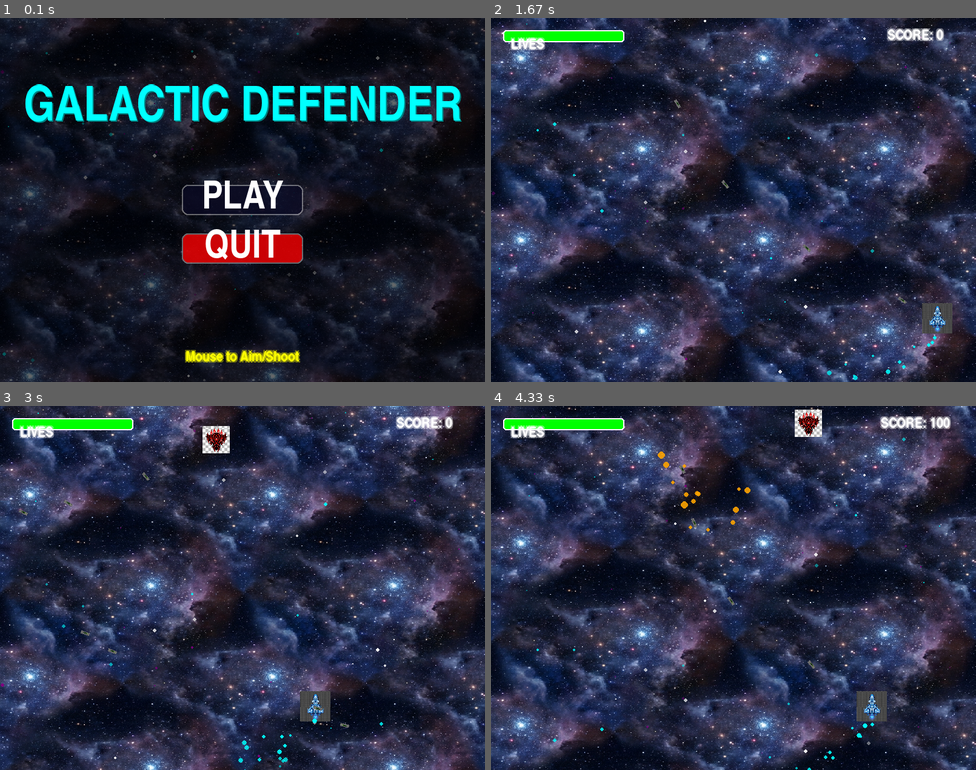
Above: before the commit, frames 1-4 (two rows, left to right).
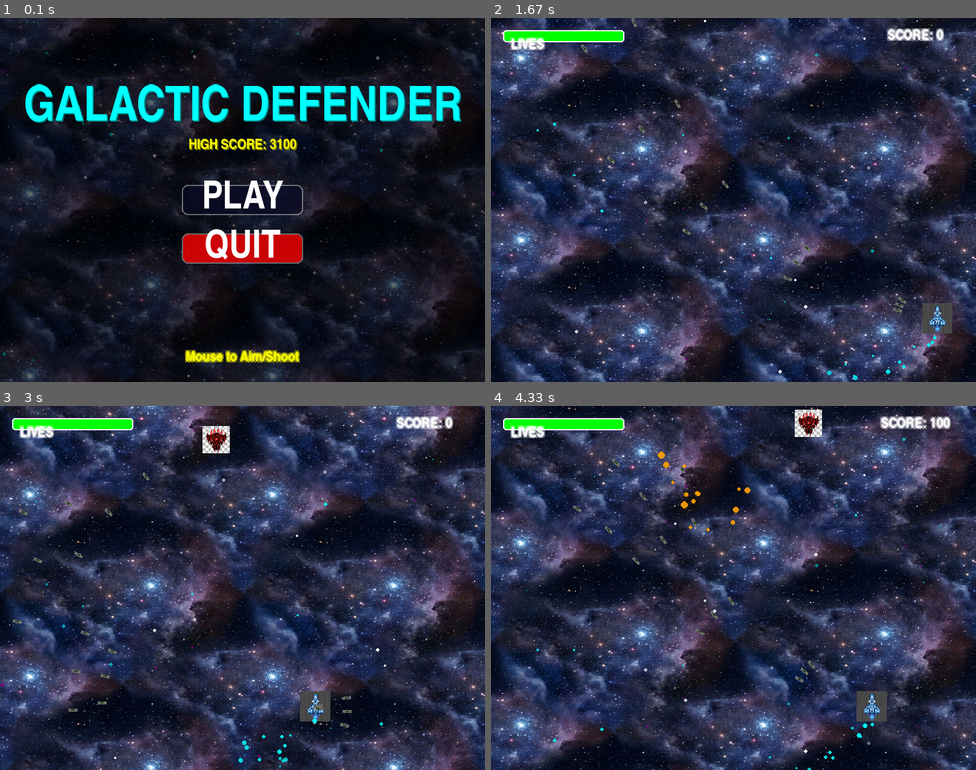
Above: after the commit, the same moments.

Repository: itsfraz/PyGame-project
Game: pygame game, started from space_shooter_game/main.py
Same seed, same stepped clock (60 frames per second), same inputs: the game is played once before the commit and once after it.
Inputs (mouse positions are in pixels of both pictures, inside the frame that each line leads up to):
- Up to frame 1 (0.1 s): no input
- Up to frame 2 (1.67 s): click "PLAY" at 0.38 s; hold Right 0.67-1.13 s; move the mouse to (714, 214) at 0.7 s; hold Right 1.17-1.63 s; move the mouse to (733, 221) at 1.2 s
- Up to frame 3 (3 s): hold Left 1.67-2.2 s; move the mouse to (291, 668) at 1.7 s; hold Left 2.23-2.63 s; move the mouse to (92, 675) at 2.27 s; hold Right from 2.67 s (still down); move the mouse to (421, 715) at 2.7 s
- Up to frame 4 (4.33 s): release Right at 3.3 s; hold Left 3.33-3.8 s; move the mouse to (607, 453) at 3.37 s; hold Right 3.83-4.3 s; move the mouse to (617, 515) at 3.87 s

The runs differ from the first frame. In frame 1, 0.5% of the frame differs, in the area x 39-62%, y 33-37%; in frame 2, 0.2%; in frame 3, 0.2%; in frame 4, 0.2%.

Commit message:
feat: Implement initial space shooter game with core gameplay, UI, high score management, and sound.

Diff:
--- /dev/null
+++ b/crash_log.txt
@@ -0,0 +1,8 @@
+Traceback (most recent call last):
+  File "D:\Internship Project\PyGame project\space_shooter_game\main.py", line 266, in <module>
+    main()
+    ~~~~^^
+  File "D:\Internship Project\PyGame project\space_shooter_game\main.py", line 155, in main
+    btn_play.update()
+    ^^^^^^^^
+NameError: name 'btn_play' is not defined
--- /dev/null
+++ b/main.py
@@ -0,0 +1,20 @@
+import os
+import sys
+
+# Get the directory of this script's location
+current_dir = os.path.dirname(os.path.abspath(__file__))
+# The game code is in 'space_shooter_game'
+game_dir = os.path.join(current_dir, 'space_shooter_game')
+
+# Change the working directory to the game directory
+# This ensures that assets (images/sounds) loading with relative paths works correctly
+# and that local imports (like 'import settings') inside the game module work.
+os.chdir(game_dir)
+
+# Add the game dir to sys.path so we can import the module
+sys.path.insert(0, game_dir)
+
+import main
+
+if __name__ == "__main__":
+    main.main()
--- /dev/null
+++ b/space_shooter_game/highscore.txt
@@ -0,0 +1 @@
+3100
--- a/space_shooter_game/main.py
+++ b/space_shooter_game/main.py
@@ -85,9 +85,25 @@
 
 from ui import AnimatedText, Button, HealthBar
 
+def get_high_score():
+    try:
+        with open("highscore.txt", "r") as f:
+            return int(f.read())
+    except:
+        return 0
+
+def save_high_score(new_score):
+    try:
+        with open("highscore.txt", "w") as f:
+            f.write(str(new_score))
+    except:
+        pass
+
 def main():
     assets = load_assets()
-
+    high_score = get_high_score()
+
+    # ... (rest of main initialization)
     # Groups
     all_sprites = pygame.sprite.Group()
     mobs = pygame.sprite.Group()
@@ -97,7 +113,7 @@
 
     # Create Stars
     for _ in range(50):
-        s = Star([stars]) # Render separately from all_sprites often for layering
+        s = Star([stars])
 
     player = Player()
     all_sprites.add(player)
@@ -117,6 +133,7 @@
     # --- UI SETUP ---
     # Menu
     title_text = AnimatedText(TITLE.upper(), assets['font_xl'], CYAN, SCREEN_WIDTH/2, SCREEN_HEIGHT/4, pulse_speed=0.05)
+    hs_text_menu = AnimatedText(f"HIGH SCORE: {high_score}", assets['font_ui'], YELLOW, SCREEN_WIDTH/2, SCREEN_HEIGHT/4 + 60, pulse_speed=0.02)
 
     def start_game():
         nonlocal game_state, score, player
@@ -131,7 +148,7 @@
 
     btn_play = Button("PLAY", assets['font_large'], SCREEN_WIDTH/2, SCREEN_HEIGHT/2, action=start_game)
     btn_quit = Button("QUIT", assets['font_large'], SCREEN_WIDTH/2, SCREEN_HEIGHT/2 + 80, bg_color=RED, hover_color=(200, 50, 50))
-    # Actually, proper way for closure variable:
+
     def quit_game():
         nonlocal running
         running = False
@@ -168,7 +185,7 @@
     pygame.time.set_timer(ADDENEMY, ENEMY_SPAWN_RATE)
 
     while running:
-        dt = clock.tick(FPS) / 1000.0 # Delta time in seconds if needed, but we use frames mostly
+        dt = clock.tick(FPS) / 1000.0
         current_time = pygame.time.get_ticks()
 
         # 1. Event Handling
@@ -176,7 +193,6 @@
             if event.type == pygame.QUIT:
                 running = False
 
-            # Pass events to UI buttons based on state
             if game_state == "MENU":
                 btn_play.handle_event(event)
                 btn_quit.handle_event(event)
@@ -202,9 +218,11 @@
 
         if game_state == "MENU":
             title_text.update()
+            hs_text_menu.text = f"HIGH SCORE: {high_score}"
+            hs_text_menu.update()
             btn_play.update()
             btn_quit.update()
-            stars.update() # Keep stars moving
+            stars.update()
             particles.update()
 
         elif game_state == "PLAYING" and not paused:
@@ -212,9 +230,10 @@
             mouse_pos = pygame.mouse.get_pos()
             if player.shoot(current_time, bullets, lambda x, y, d=None: bullets.add(Bullet(x, y, d)), target_pos=mouse_pos):
                 if assets['shoot_sound']: assets['shoot_sound'].play()
-                all_sprites.add(bullets.sprites()[-1])
-
-            # Player update with particle callback
+                for b in bullets: # Add all new bullets from the last group addition?
+                    # Actually shoot adds to group. We just need to ensure they are in all_sprites
+                    if b not in all_sprites: all_sprites.add(b)
+
             player.update(create_particle)
             mobs.update()
             bullets.update()
@@ -229,9 +248,14 @@
             hits = pygame.sprite.groupcollide(mobs, bullets, True, True)
             for hit in hits:
                 score += 100
+
+                # Power-up check
+                if score >= 3500:
+                    player.bullet_count = 5
+
                 if assets['explosion_sound']: assets['explosion_sound'].play()
                 spawn_explosion(hit.rect.center, ORANGE)
-                shaker.shake(5, 5) # Small shake
+                shaker.shake(5, 5)
 
             # Collisions: Player <-> Enemy
             hits = pygame.sprite.spritecollide(player, mobs, True)
@@ -239,10 +263,13 @@
                 player.lives -= 1
                 if assets['explosion_sound']: assets['explosion_sound'].play()
                 spawn_explosion(hit.rect.center, RED, 20)
-                shaker.shake(15, 15) # Big shake
+                shaker.shake(15, 15)
                 if player.lives <= 0:
                     game_state = "GAMEOVER"
-                    spawn_explosion(player.rect.center, CYAN, 50) # Huge player explosion
+                    spawn_explosion(player.rect.center, CYAN, 50)
+                    if score > high_score:
+                        high_score = score
+                        save_high_score(high_score)
 
         elif game_state == "GAMEOVER":
             go_text.update()
@@ -267,7 +294,7 @@
             star.draw(screen, shake_offset)
 
         # Draw Sprites
-        if game_state == "PLAYING" or (game_state == "GAMEOVER" and player.lives > 0): # Draw remains if just paused?
+        if game_state == "PLAYING" or (game_state == "GAMEOVER" and player.lives > 0):
              for sprite in all_sprites:
                  screen.blit(sprite.image, (sprite.rect.x + shake_offset[0], sprite.rect.y + shake_offset[1]))
 
@@ -283,10 +310,10 @@
             screen.blit(s, (0,0))
 
             title_text.draw(screen)
+            hs_text_menu.draw(screen)
             btn_play.draw(screen)
             btn_quit.draw(screen)
 
-            # Reset instructions
             draw_neon_text(screen, "Mouse to Aim/Shoot", assets['font_ui'], YELLOW, SCREEN_WIDTH/2, SCREEN_HEIGHT - 40)
 
         elif game_state == "PLAYING":
@@ -314,6 +341,7 @@
 
              go_text.draw(screen)
              draw_neon_text(screen, f"FINAL SCORE: {score}", assets['font_large'], WHITE, SCREEN_WIDTH/2, SCREEN_HEIGHT/2 - 40)
+             draw_neon_text(screen, f"HIGH SCORE: {high_score}", assets['font_ui'], YELLOW, SCREEN_WIDTH/2, SCREEN_HEIGHT/2 + 10)
 
              btn_retry.draw(screen)
              btn_menu.draw(screen)
--- a/space_shooter_game/player.py
+++ b/space_shooter_game/player.py
@@ -20,6 +20,7 @@
         self.speed = PLAYER_SPEED
         self.last_shot_time = 0
         self.lives = PLAYER_LIVES
+        self.bullet_count = BULLETS_PER_SHOT
 
     def update(self, create_particle_callback=None):
         keys = pygame.key.get_pressed()
@@ -58,9 +59,9 @@
                 base_direction = base_direction.normalize()
 
             # Spread shot logic
-            if BULLETS_PER_SHOT > 1:
-                start_angle = -((BULLETS_PER_SHOT - 1) * SPREAD_ANGLE) / 2
-                for i in range(BULLETS_PER_SHOT):
+            if self.bullet_count > 1:
+                start_angle = -((self.bullet_count - 1) * SPREAD_ANGLE) / 2
+                for i in range(self.bullet_count):
                     angle = start_angle + (i * SPREAD_ANGLE)
                     # Vector2.rotate uses degrees
                     new_dir = base_direction.rotate(angle)
